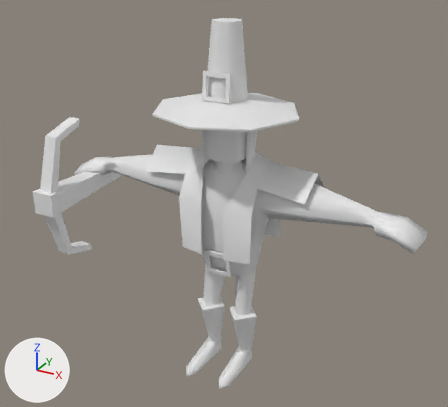
Renders of the FBX model Assets/Graphics/Models/Enemy_model.fbx from each side of a commit.
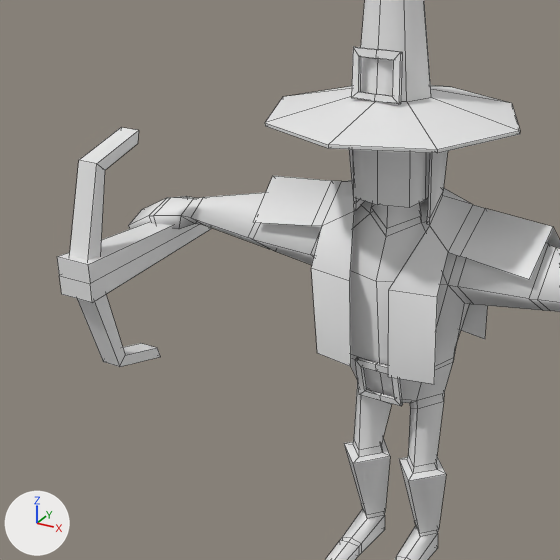
Each version is shown whole from a 50 mm camera at (1.35, -2.52, 2.16) aimed at (-0.04, 0.01, 0.89), then close up on the part from 0% to 72% of the width and 11% to 90% of the height. The lights are fixed; the arrows at lower left show +X, +Y and +Z. The close-ups show mesh edges as thin lines. Where no turn or scale is listed for an object, it has been applied to the vertices. Vertices at the same position are counted once.

The scene before the commit, as lines of its bpy script (objects in view):
```python
me_mesh = bpy.data.meshes.new('Mesh')
me_mesh.from_pydata(...)  # 411 vertices, 392 faces; spans x -0.96..0.96, y -0.46..0.3, z 0.0..1.8
ob_cube_002 = bpy.data.objects.new('Cube.002', me_mesh)
ob_cube_002.location = (0.0, 0.0, 0.0)
```
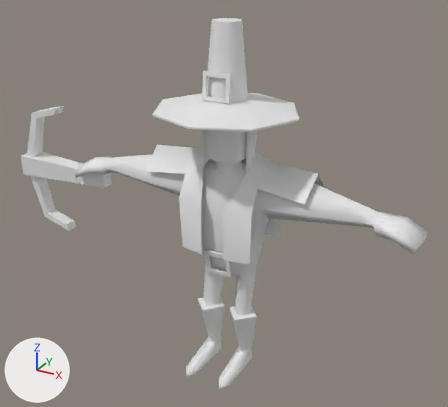
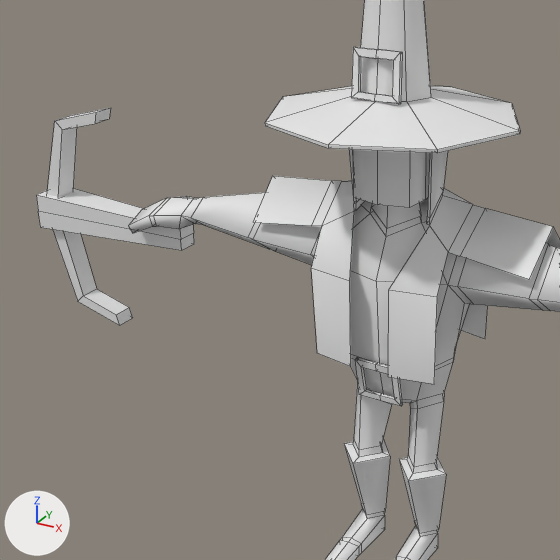
Pixel boxes [x1, y1, x2, y2] of what changed, in the close-ups (560 x 560 px; the box of a moved part takes in the faces that stretch with it):
'Cube.002', reshaped
    before: [57, 0, 560, 560]
    after: [36, 0, 560, 560]
part 1 of me_mesh, moved or reshaped
    before: [57, 222, 211, 303]
    after: [36, 189, 194, 250]
part 2 of me_mesh, moved or reshaped
    before: [70, 127, 139, 260]
    after: [47, 108, 111, 197]
part 3 of me_mesh, moved or reshaped
    before: [77, 295, 160, 367]
    after: [52, 229, 133, 325]

What changed in the scene script:
```text
Change me_mesh:
    where me_mesh.from_pydata(...)  # 411 vertices, 392 faces; spans x -0.96..0.96, y -0.46..0.3, z 0.0..1.8
    used by ob_cube_002; location = (0.0, 0.0, 0.0)
    me_mesh part 1: the loose piece of 12 vertices spanning x -0.87..-0.75, y -0.46..0.13, z 0.85..0.96 is turned -90 degrees about the z axis through its middle, then moved by (-0.26, 0.17, -0.02)
    me_mesh part 2: the loose piece of 12 vertices spanning x -0.85..-0.78, y -0.44..-0.17, z 0.96..1.28 is turned -90 degrees about the z axis through its middle, then moved by (-0.4, 0.3, -0.02)
    me_mesh part 3: the loose piece of 12 vertices spanning x -0.85..-0.78, y -0.44..-0.17, z 0.53..0.85 is turned -90 degrees about the z axis through its middle, then moved by (-0.4, 0.3, -0.02)
```
